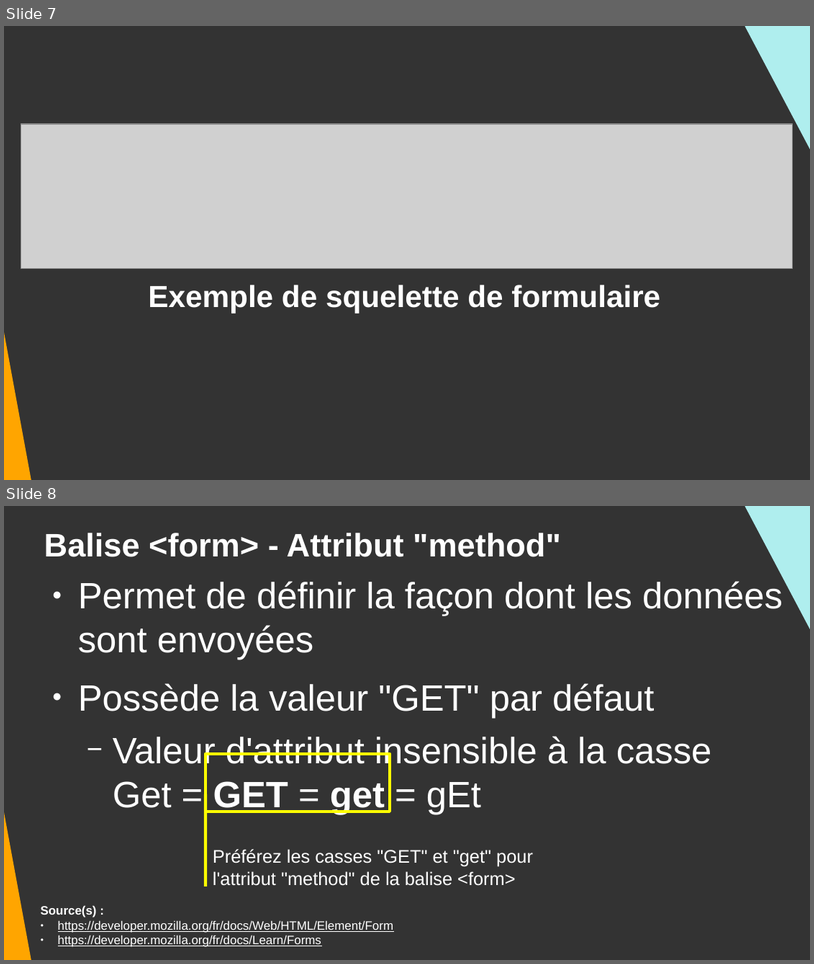
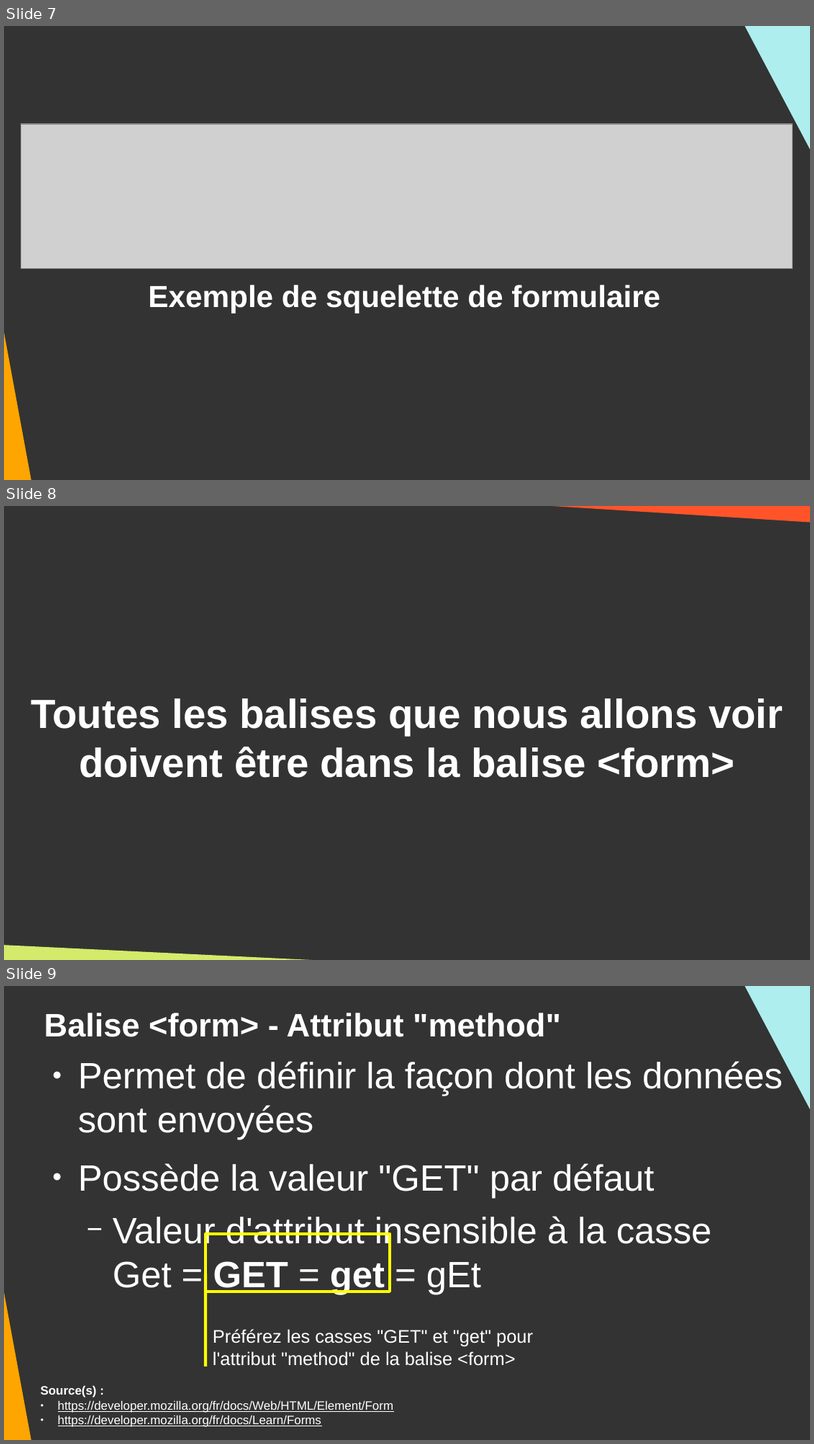
Before and after one commit to DanYellow/cours, a slide deck: integration-web-s1/travaux-pratiques/numero-2/presentation.odp. Shown one above the other, each under a label of ours: slides 7 and 8 before the commit, slides 7, 8 and 9 after it. The pictures are 814x964 and 814x1444 pixels, drawn with LibreOffice and Linux fonts; fonts in the diff are those of the drawing; grey boxes stand for pictures. Boxes give left, top, right and bottom in pixels: in the first picture for what was removed or moved away, otherwise in the second. Text is boxed around its words. In the diff, an @@ line names an element or a change of style, - is before the commit and + after.

```diff
--- a/integration-web-s1/travaux-pratiques/numero-2/presentation.odp
+++ b/integration-web-s1/travaux-pratiques/numero-2/presentation.odp
@@ slide 8 added at <box>4,506,810,960</box>, background #333333 @@
@@ right triangle added at <box>409,506,810,523</box>, fill #FF5429 @@
@@ title added at <box>31,698,783,777</box>, 40 pt, text #FFFFFF, bold @@
+Toutes les balises que nous allons voir doivent être dans la balise <form>
@@ right triangle added at <box>4,941,694,960</box>, fill #D4EA6B @@
@@ what was slide 8 is now slide 9 @@
```
Also in this commit, not shown: 3 slides changed, 2 other files.
